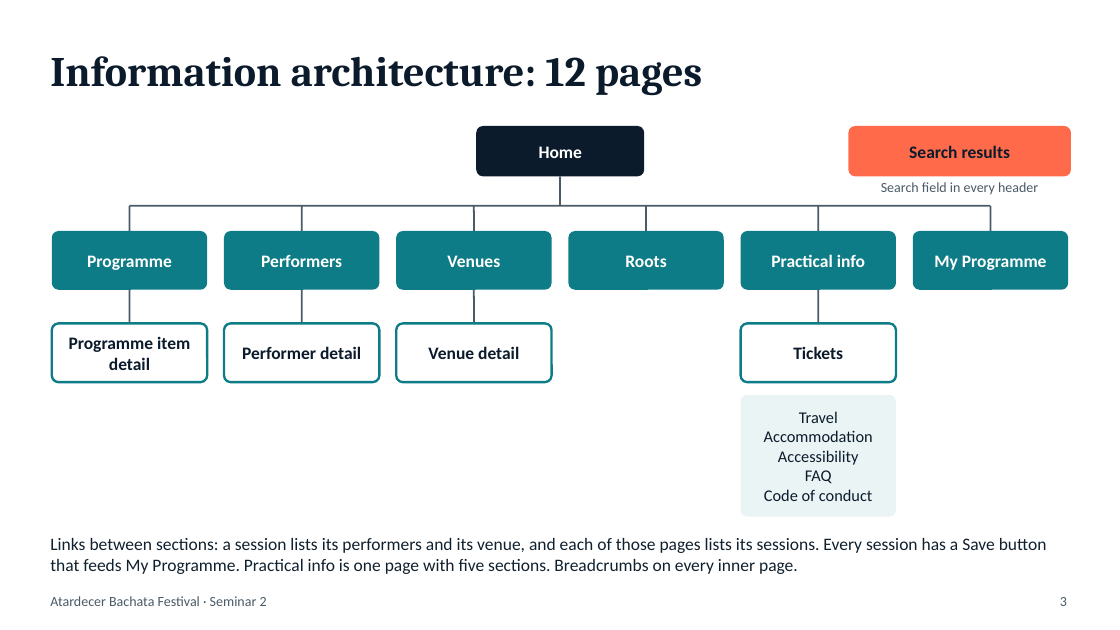
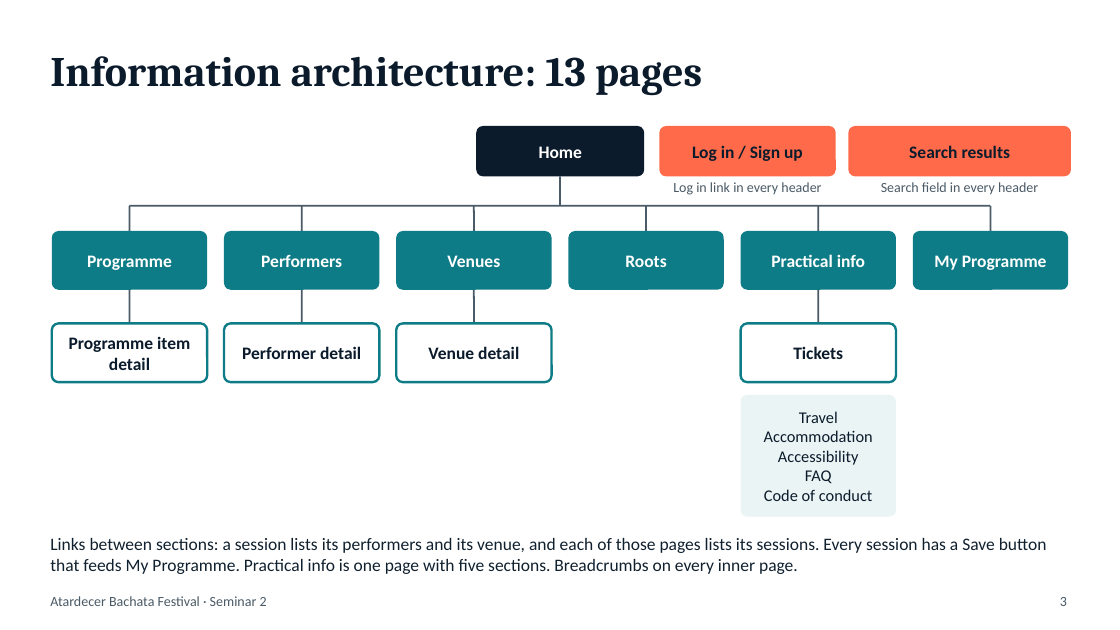
Before and after one commit to faiazyen/web-design-project, a slide deck: slide 3 of Seminar 2 Submission/presentation.pptx. Drawn at 1120x630 pixels with LibreOffice and Linux fonts; fonts in the diff are those of the drawing. Boxes give left, top, right and bottom in pixels: in the first picture for what was removed or moved away, otherwise in the second. Text is boxed around its words. In the diff, an @@ line names an element or a change of style, - is before the commit and + after.

```diff
--- a/Seminar 2 Submission/presentation.pptx
+++ b/Seminar 2 Submission/presentation.pptx
@@ title at [50, 56, 702, 96]: text changed @@
-Information architecture: 12 pages
+Information architecture: 13 pages
@@ rounded rectangle added at [660, 126, 836, 176], fill #FF6B4A @@
@@ text added at [692, 145, 803, 161], 15 pt, text #0B1B2B, bold @@
+Log in / Sign up
@@ text added at [673, 182, 821, 195], 12 pt, text #4A5A66 @@
+Log in link in every header
```
Also in this commit, not shown: 1 other slide changed, 8 other files.
